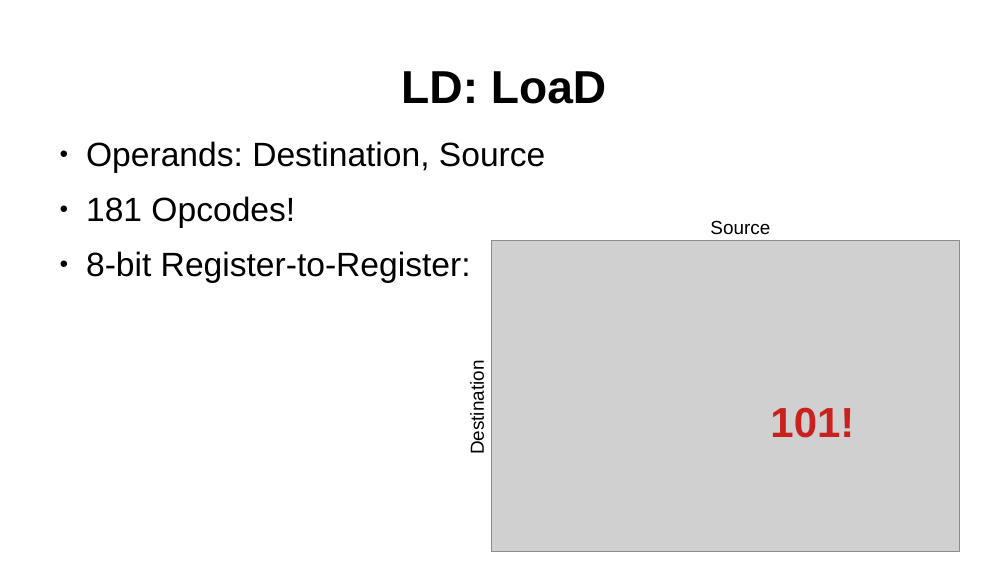
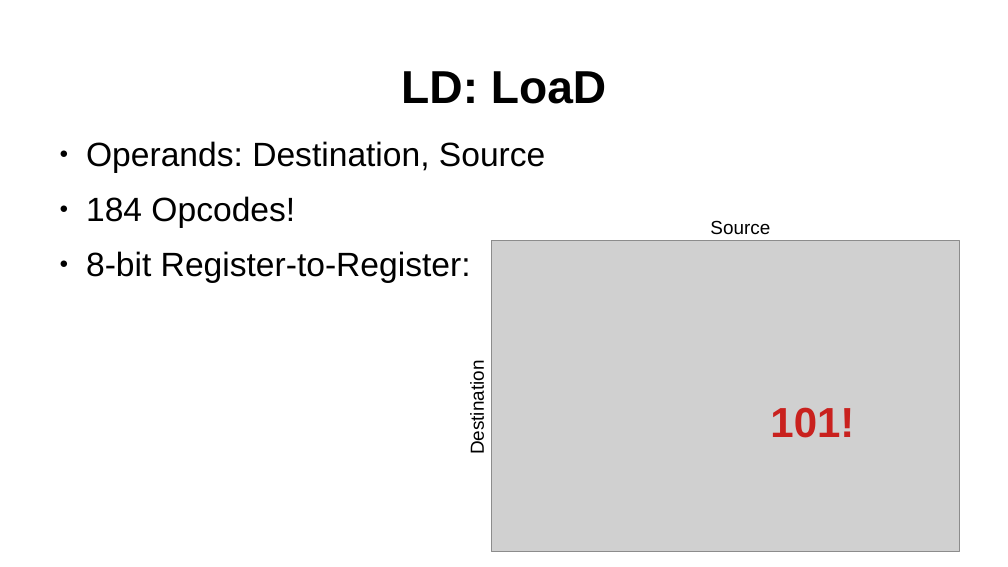
Before and after one commit to SlithyMatt/zxs-assembly-tutorial, a slide deck: slide 6 of Lesson3/Lesson3.odp. Drawn at 1008x567 pixels with LibreOffice and Linux fonts; fonts in the diff are those of the drawing; grey boxes stand for pictures. Boxes give left, top, right and bottom in pixels: in the first picture for what was removed or moved away, otherwise in the second. Text is boxed around its words. In the diff, an @@ line names an element or a change of style, - is before the commit and + after.

```diff
--- a/Lesson3/Lesson3.odp
+++ b/Lesson3/Lesson3.odp
@@ text at bbox=[86, 196, 295, 228]: text changed @@
-● 181 Opcodes!
+● 184 Opcodes!
```
Also in this commit, not shown: 1 other slide changed, 2 other files.
